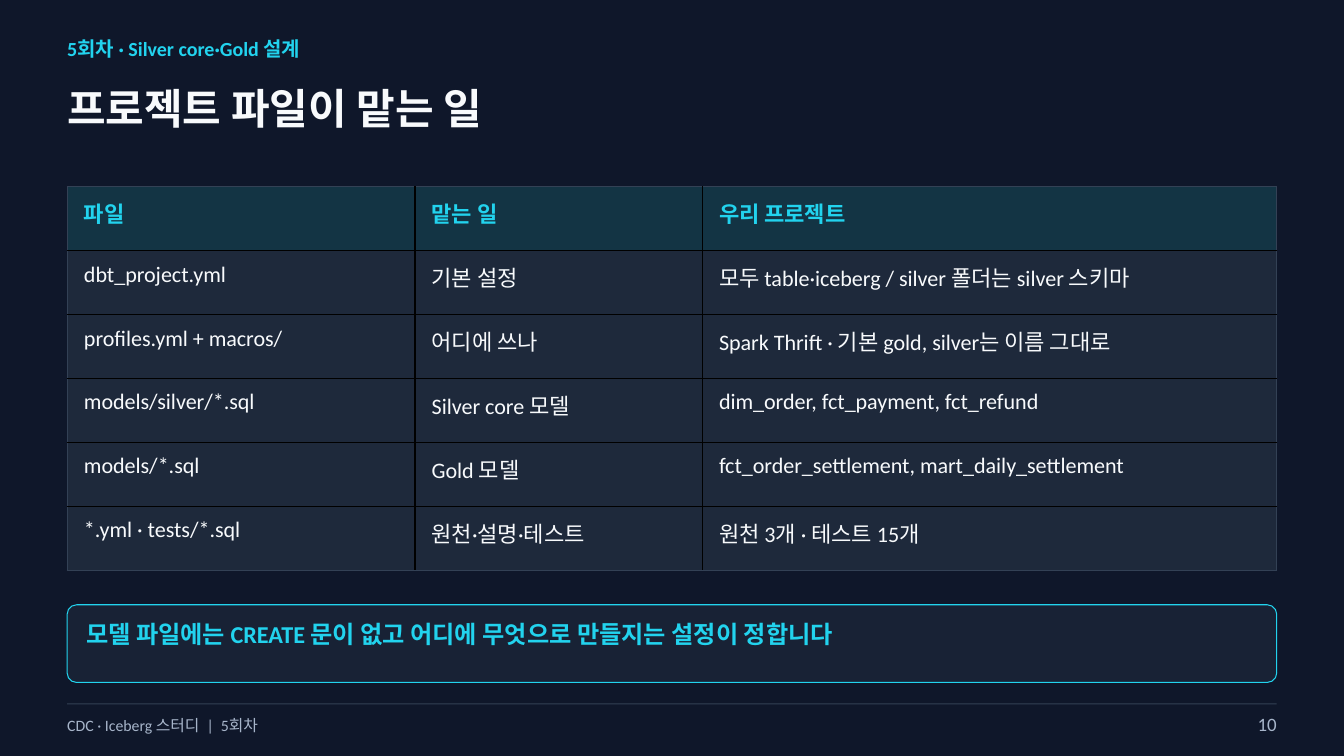
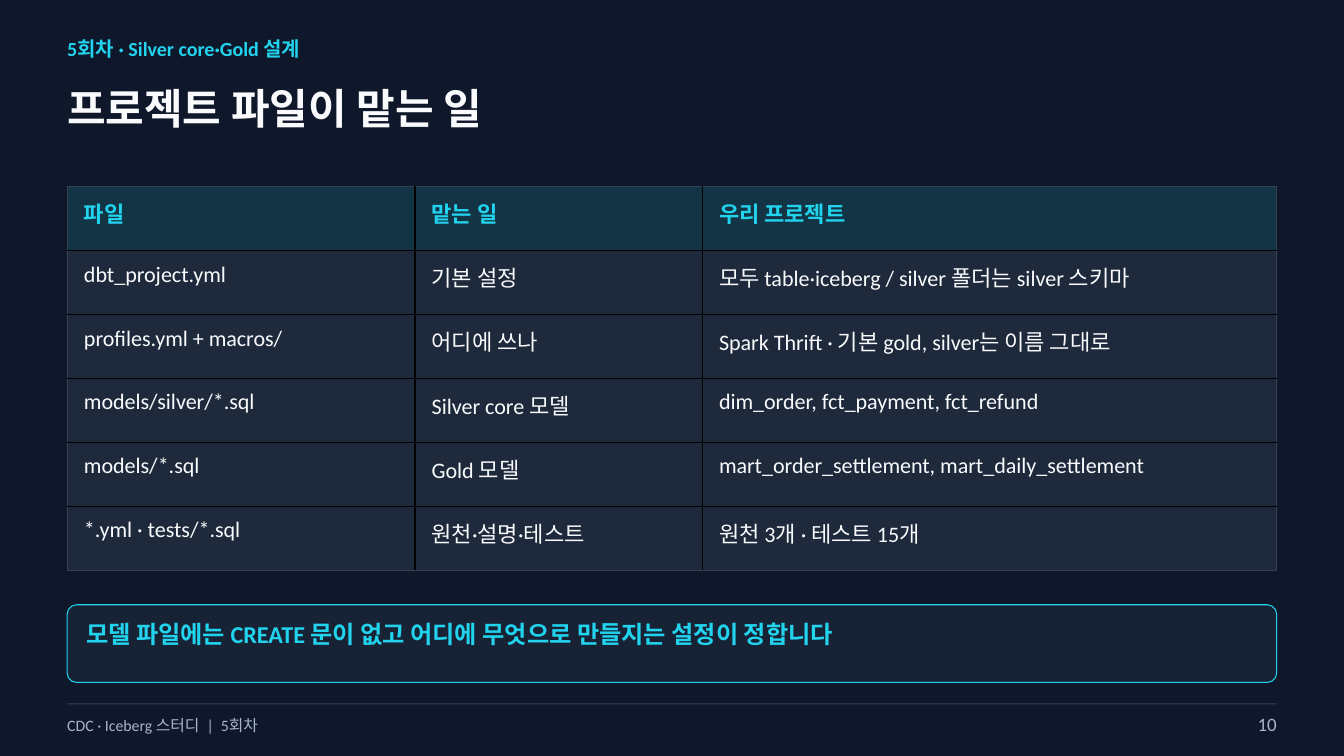
Before and after one commit to kim-dabin/cdc-lakehouse-study, a slide deck: slide 10 of labs/session05/slides/05-session05-student.pptx. Drawn at 1344x756 pixels with LibreOffice and Linux fonts; fonts in the diff are those of the drawing. Boxes give left, top, right and bottom in pixels: in the first picture for what was removed or moved away, otherwise in the second. Text is boxed around its words. In the diff, an @@ line names an element or a change of style, - is before the commit and + after.

```diff
--- a/labs/session05/slides/05-session05-student.pptx
+++ b/labs/session05/slides/05-session05-student.pptx
@@ table at [68, 187, 1277, 646] @@
-row 5, column 3: fct_order_settlement, mart_daily_settlement
+row 5, column 3: mart_order_settlement, mart_daily_settlement
```
Also in this commit, not shown: 8 other slides changed, 1 other file.
